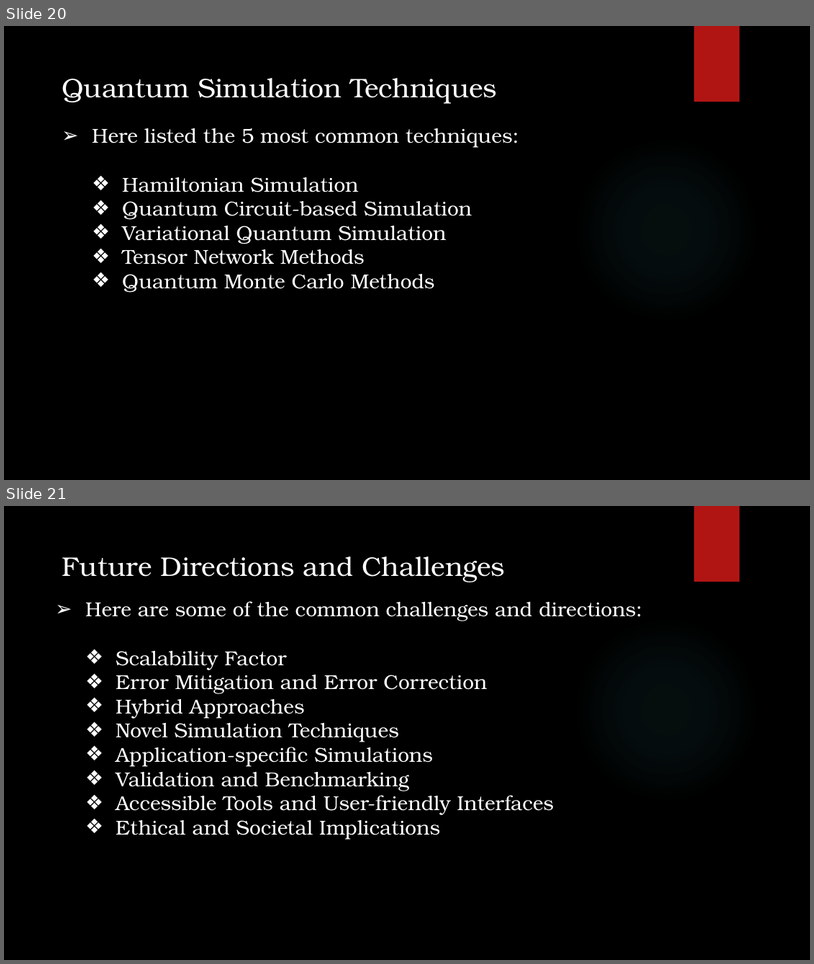
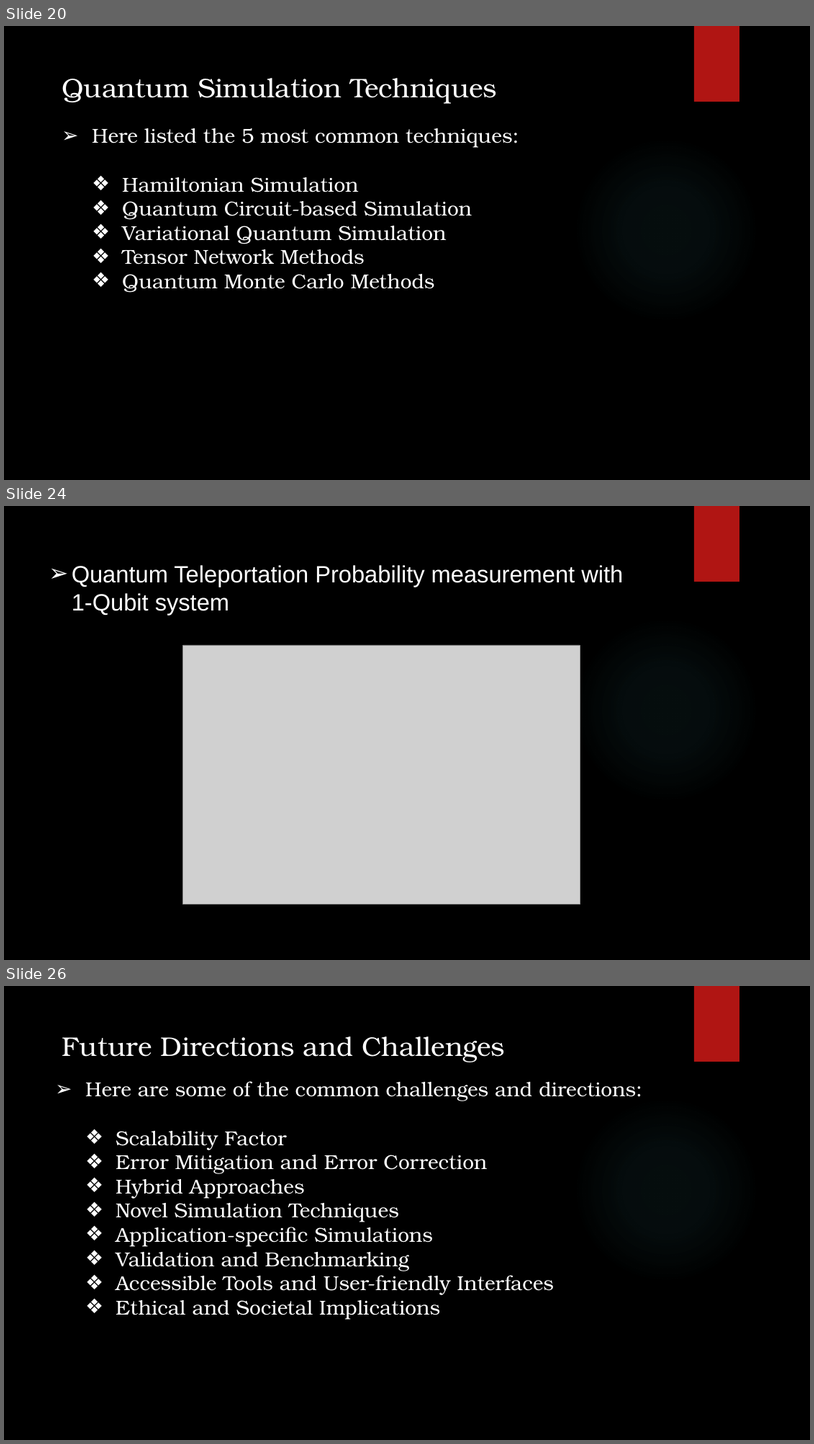
Before and after one commit to akash-rajak/Quantum-Simulation, a slide deck: Final PPT.pptx. Shown one above the other, each under a label of ours: slides 20 and 21 before the commit, slides 20, 24 and 26 after it; the slides between them are not shown. The pictures are 814x964 and 814x1444 pixels, drawn with LibreOffice and Linux fonts; fonts in the diff are those of the drawing; grey boxes stand for pictures; background and template pictures are left out. Boxes give left, top, right and bottom in pixels: in the first picture for what was removed or moved away, otherwise in the second. Text is boxed around its words. In the diff, an @@ line names an element or a change of style, - is before the commit and + after.

```diff
--- a/Final PPT.pptx
+++ b/Final PPT.pptx
@@ slide 24 added at (4, 506, 810, 960), background picture (left out); not listed: 2 template elements that a slide beside it also shows @@
@@ text added at (72, 565, 623, 615), 28 pt, text #FFFFFF @@
+➢ Quantum Teleportation Probability measurement with 1-Qubit system
@@ picture added at (183, 645, 580, 904) @@
@@ what was slide 21 is now slide 26 @@
```
Also in this commit, not shown: 1 slide changed, 4 other slides added, 12 other files.
